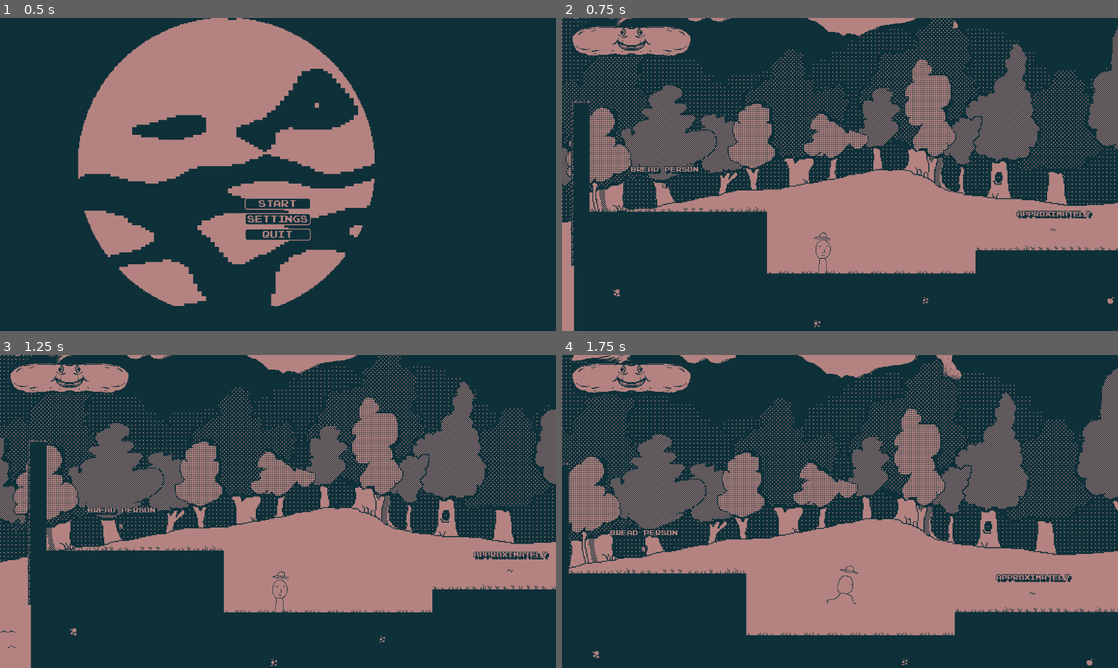
Above: before the commit, frames 1-4 (two rows, left to right).
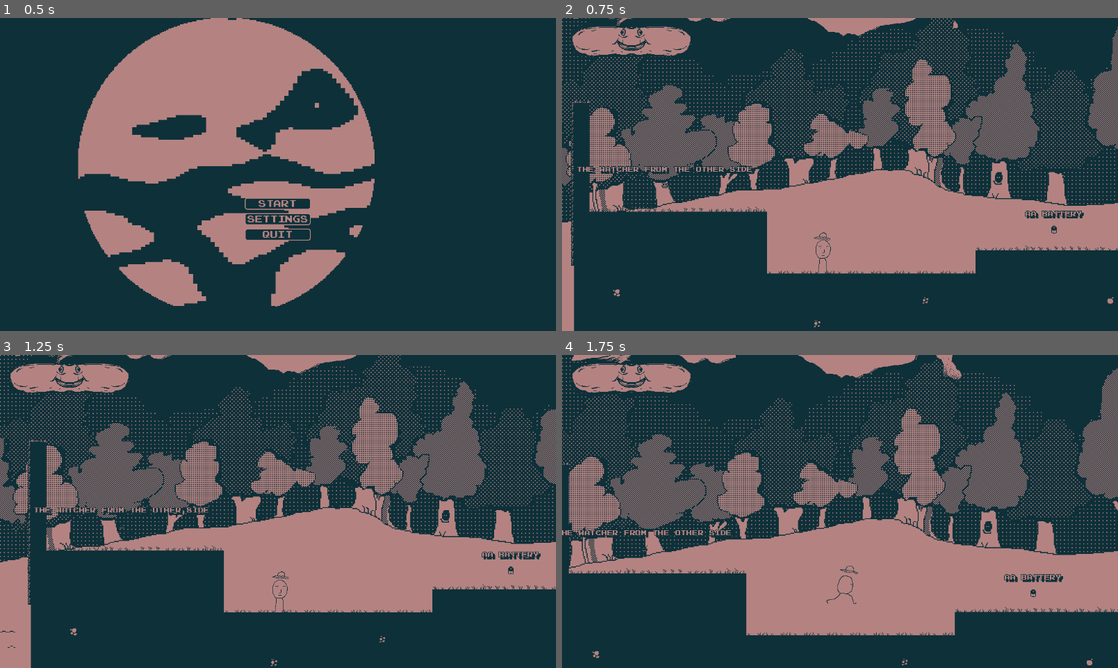
Above: after the commit, the same moments.

Repository: astaari/tower_game
Game: Godot game, scene res://scenes/menus/main_menu.tscn
The game is run twice, just before and just after one commit, with the same random seed, the same clock (stepped at 60 frames per second) and the same inputs.
Inputs (mouse positions are in pixels of both pictures, inside the frame that each line leads up to):
- Up to frame 1 (0.5 s): no input
- Up to frame 2 (0.75 s): click "Start" at 0.5 s
- Up to frame 3 (1.25 s): no input
- Up to frame 4 (1.75 s): move the mouse to (962, 495) at 1.27 s; hold D (run_right) from 1.28 s (still down); tap E (interact) at 1.35 s; tap Space (jump) at 1.52 s

Frame 1 is identical in both runs. In frame 2, 0.6% of the frame differs, in the area x 2-96%, y 47-69%; in frame 3, 0.7%, in the area x 6-99%, y 48-71%; in frame 4, 0.6%.

Commit message:
Improvement to RandomItems
Created a resource for the random item names. Now that there is a dedicated spritesheet, we can use randi_range() for the selection and no longer need the "frame" references.

Diff:
--- a/scenes/items/random_item.gd
+++ b/scenes/items/random_item.gd
@@ -1,68 +1,31 @@
 extends Node2D
 class_name RandomItem
 
-# TODO – Create a custom resource for RandomItem
-# TODO – Refactor this scene using that custom resource
 @onready var sprite: Sprite2D = $Visuals/Sprite2D
-@export var id: int
-@export var item_name: String
-@export_multiline var item_description: String
-#TODO remove, testing purposes
-var modifier : ModifierData
 
 # TODO – Create weighted table for random items
 # TODO – Create dedicated spritesheet for random items, allowing for simpler indexing into each frame
-const items: Array[Dictionary] = [
-	{"frame": 2, "name": "Bread Person", "description": "What is up with this mysterious, sentient bread?"},
-	{"frame": 3, "name": "Skullington", "description": "This skull is looking for his dad!"},
-	{"frame": 4, "name": "Tooth or Horn or Something", "description": "You're not quite sure what it is, but it's sharp!"},
-	{"frame": 8, "name": "Drop of Blood", "description": "What happens when you drink it?"},
-	{"frame": 9, "name": "Funshroom", "description": "Eating this mushroom will make you see the world differently!"},
-	{"frame": 10, "name": "Spotshroom", "description": "They say a mean, old dog is looking for these!"},
-	{"frame": 11, "name": "Key", "description": "This opens a locked something-or-other!"},
-	{"frame": 12, "name": "Giant Coffee Bean", "description": "Did you know that coffee beans are fruits?"},
-	{"frame": 16, "name": "Feather", "description": "At least, it's supposed to be a feather."},
-	{"frame": 17, "name": "Leaf", "description": "Where did it come from?"},
-	{"frame": 18, "name": "Jumpshroom", "description": "Jump on these bad boys for a good time!"},
-	{"frame": 19, "name": "Approximately", "description": "Neither here nor there, as the kids are saying these days."},
-	{"frame": 20, "name": "Divide", "description": "...and conquer!"}
-]
+@export var random_items: RandomItems
 
-var is_in_reach = false
+#TODO remove, testing purposes
+var modifier : ModifierData
 
 
 func _ready():
 	set_item()
-	$Area2D.area_entered.connect(on_area_entered)
-	$Area2D.area_exited.connect(on_area_exited)
 
 
 func set_item():
-	var item = items.pick_random()
+	if random_items == null:
+		return
+
+	var random_index = randi_range(0, (sprite.hframes * sprite.vframes) - 1)
+	var item = random_items["items"][random_index]
+	%ItemLabel.text = item["name"]
+	sprite.frame = random_index
+
 	#if item["name"] == "feather":
 	modifier = ModifierData.new()
-	modifier.name="speed"
+	modifier.name = "speed"
 	modifier.duration = 2.0
-	modifier.value = 2.0
-	sprite.frame = item["frame"]
-	%ItemLabel.text = item["name"]
-	%PickUpLabel.text = item["description"]
-
-
-func toggle_label_visibility():
-	%PickUpLabel.visible = !%PickUpLabel.visible
-	%ItemLabel.visible = !%ItemLabel.visible
-
-
-func on_area_entered(other_area: Area2D):
-	if not other_area.is_in_group("player"):
-		return
-	toggle_label_visibility()
-	is_in_reach = true
-
-
-func on_area_exited(other_area: Area2D):
-	if not other_area.is_in_group("player"):
-		return
-	toggle_label_visibility()
-	is_in_reach = false
+	modifier.value = 2.5
--- a/scenes/items/random_item.tscn
+++ b/scenes/items/random_item.tscn
@@ -1,7 +1,8 @@
-[gd_scene load_steps=8 format=3 uid="uid://cwl3encoi54s6"]
+[gd_scene load_steps=9 format=3 uid="uid://cwl3encoi54s6"]
 
 [ext_resource type="Script" path="res://scenes/items/random_item.gd" id="1_7bpu7"]
-[ext_resource type="Texture2D" uid="uid://bdud0csyr38cc" path="res://assets/tilesets/bw-tileset-02.png" id="1_q8crw"]
+[ext_resource type="Resource" uid="uid://bo055b3dw3r6y" path="res://scenes/items/random_items.tres" id="2_b2opi"]
+[ext_resource type="Texture2D" uid="uid://bv8cqnothaxqn" path="res://scenes/items/random-items.png" id="2_wu8o5"]
 [ext_resource type="LabelSettings" uid="uid://bup1e1joct8xf" path="res://assets/themes/in_game_label.tres" id="3_2c04t"]
 
 [sub_resource type="Animation" id="Animation_vl1hd"]
@@ -46,8 +47,7 @@
 
 [node name="RandomItem" type="Node2D" groups=["item"]]
 script = ExtResource("1_7bpu7")
-item_name = "Key"
-item_description = "A key that opens something locked."
+random_items = ExtResource("2_b2opi")
 
 [node name="AnimationPlayer" type="AnimationPlayer" parent="."]
 libraries = {
@@ -65,10 +65,9 @@
 [node name="Visuals" type="Node2D" parent="."]
 
 [node name="Sprite2D" type="Sprite2D" parent="Visuals"]
-texture = ExtResource("1_q8crw")
+texture = ExtResource("2_wu8o5")
 hframes = 8
 vframes = 8
-frame = 11
 
 [node name="ItemLabel" type="Label" parent="Visuals"]
 unique_name_in_owner = true
@@ -88,22 +87,3 @@
 label_settings = ExtResource("3_2c04t")
 horizontal_alignment = 1
 vertical_alignment = 1
-
-[node name="PickUpLabel" type="Label" parent="Visuals"]
-unique_name_in_owner = true
-visible = false
-anchors_preset = 7
-anchor_left = 0.5
-anchor_top = 1.0
-anchor_right = 0.5
-anchor_bottom = 1.0
-offset_left = -125.5
-offset_top = -31.0
-offset_right = 125.5
-offset_bottom = -8.0
-grow_horizontal = 2
-grow_vertical = 0
-text = "Test Description"
-label_settings = ExtResource("3_2c04t")
-horizontal_alignment = 1
-vertical_alignment = 1
--- /dev/null
+++ b/scenes/items/random_items.gd
@@ -0,0 +1,69 @@
+extends Resource
+class_name RandomItems
+
+const items: Array[Dictionary] = [
+	{"name": "Potato Chip", "description": "Salty, crispy, goodness."},
+	{"name": "Bobby", "description": "Won't someone be his friend?"},
+	{"name": "Bread Person", "description": "What is up with this mysterious, sentient bread?"},
+	{"name": "Skullington", "description": "This skull is looking for his dad!"},
+	{"name": "Tooth or Horn or Something", "description": "You're not quite sure what it is, but it's sharp!"},
+	{"name": "Coin", "description": "A coin saved is a coin earned!"},
+	{"name": "Heart", "description": "Get this back inside your body!"},
+	{"name": "Sad Picture", "description": "Don't look at it too long, or you might start crying."},
+	{"name": "Drop of Blood", "description": "What happens when you drink it?"},
+	{"name": "Funshroom", "description": "Eating this mushroom will make you see the world differently!"},
+	{"name": "Spotshroom", "description": "They say a mean, old dog is looking for these!"},
+	{"name": "Key", "description": "This opens a locked something-or-other!"},
+	{"name": "Giant Coffee Bean", "description": "Did you know that coffee beans are fruits?"},
+	{"name": "Old Tin Can", "description": "Kick that thing!"},
+	{"name": "Grandma's Ring", "description": "She's been looking all over for that!"},
+	{"name": "Glass of Milk", "description": "Whether it's half empty or half full, this glass has milk in it."},
+	{"name": "Feather", "description": "At least, it's supposed to be a feather."},
+	{"name": "Leaf", "description": "Where did it come from?"},
+	{"name": "Jumpshroom", "description": "Jump on these bad boys for a good time!"},
+	{"name": "Approximately", "description": "Neither here nor there, as the kids are saying these days."},
+	{"name": "Divide", "description": "...and conquer!"},
+	{"name": "Scary Right Hand", "description": "If this game weren't limited to two colors, you bet this hand would be red!"},
+	{"name": "Just a Flower", "description": "That's all there is to this."},
+	{"name": "Love Letter", "description": "Tell them how you really feel!"},
+	{"name": "One of Those Jelly Filled Cookies", "description": ""},
+	{"name": "Yin", "description": "Dark shit."},
+	{"name": "Yang", "description": "Light shit."},
+	{"name": "Maybe a Pecan", "description": "If you're allergic to nuts, then don't bother."},
+	{"name": "AA Battery", "description": "Only one."},
+	{"name": "Metal Sphere", "description": "Don't let Jerry choke on this."},
+	{"name": "Jerry", "description": "Just leave him alone, okay?"},
+	{"name": "Question", "description": "You can't know everything."},
+	{"name": "F-Hole", "description": "Don't make it inappropriate."},
+	{"name": "Floppy Disc", "description": "Back in my day..."},
+	{"name": "Evil Spiral", "description": "Ew, would you look at that thing!?"},
+	{"name": "Just Bread", "description": "I bet this will heal you."},
+	{"name": "Theodore", "description": "He's a little grumpy, but it's not your fault."},
+	{"name": "Cosmic Gemstone", "description": "Whatever you do, don't eat it!"},
+	{"name": "Portal Key", "description": "Woah, what?!"},
+	{"name": "Chess Board", "description": "...not checkers."},
+	{"name": "Star", "description": "Yes, you really can own a star."},
+	{"name": "Star Sticker", "description": "Good job!"},
+	{"name": "Star Replica", "description": "Almost as good as the real thing."},
+	{"name": "Outlet", "description": "Get some power!"},
+	{"name": "Benevolent Spiral", "description": "Aw, it's so cute."},
+	{"name": "Another Key", "description": "This key seems special."},
+	{"name": "Portal to Another World", "description": "Where did you go?"},
+	{"name": "Map", "description": "Now you know where you go!"},
+	{"name": "Pooch", "description": "I don't really like dogs, so you can have this one."},
+	{"name": "Disc", "description": "Maybe the dog will like it."},
+	{"name": "Handheld Video Game Thingy", "description": "Retro, baby."},
+	{"name": "Tortilla Chip", "description": "No salsa!?"},
+	{"name": "Vengeful Left Hand", "description": "Don't tell the right hand what you're doing."},
+	{"name": "Fire", "description": "This will warm you right up!"},
+	{"name": "Walkie-Talkie", "description": "Are you reading me?"},
+	{"name": "Stemless Leaf", "description": "They're all the rage these days."},
+	{"name": "Bone", "description": "It's just a bone... or is it?"},
+	{"name": "Rake", "description": "It's just a rake."},
+	{"name": "Stone", "description": "It's just a rock."},
+	{"name": "The Watcher from the Other Side", "description": "It will destroy you in an instance but it is the key to solving this whole thing!"},
+	{"name": "Sunglasses", "description": "Cool kid."},
+	{"name": "Lightbulb", "description": "Ah ha!"},
+	{"name": "Ace of Spades", "description": "Slip this up your sleeve for later use."},
+	{"name": "Die", "description": "Take your chances!"}
+]
--- /dev/null
+++ b/scenes/items/random_items.tres
@@ -0,0 +1,6 @@
+[gd_resource type="Resource" script_class="RandomItems" load_steps=2 format=3 uid="uid://bo055b3dw3r6y"]
+
+[ext_resource type="Script" path="res://scenes/items/random_items.gd" id="1_ymd0b"]
+
+[resource]
+script = ExtResource("1_ymd0b")
Not shown, added: scenes/items/random-items.png.import
